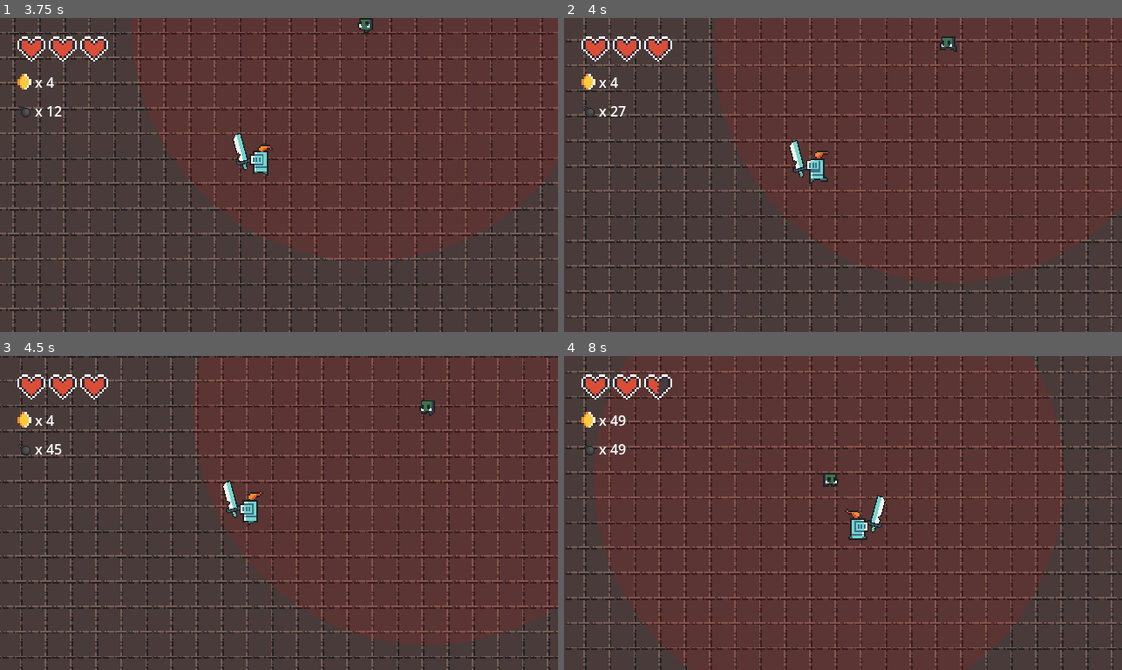
Above: before the commit, frames 1-4 (two rows, left to right).
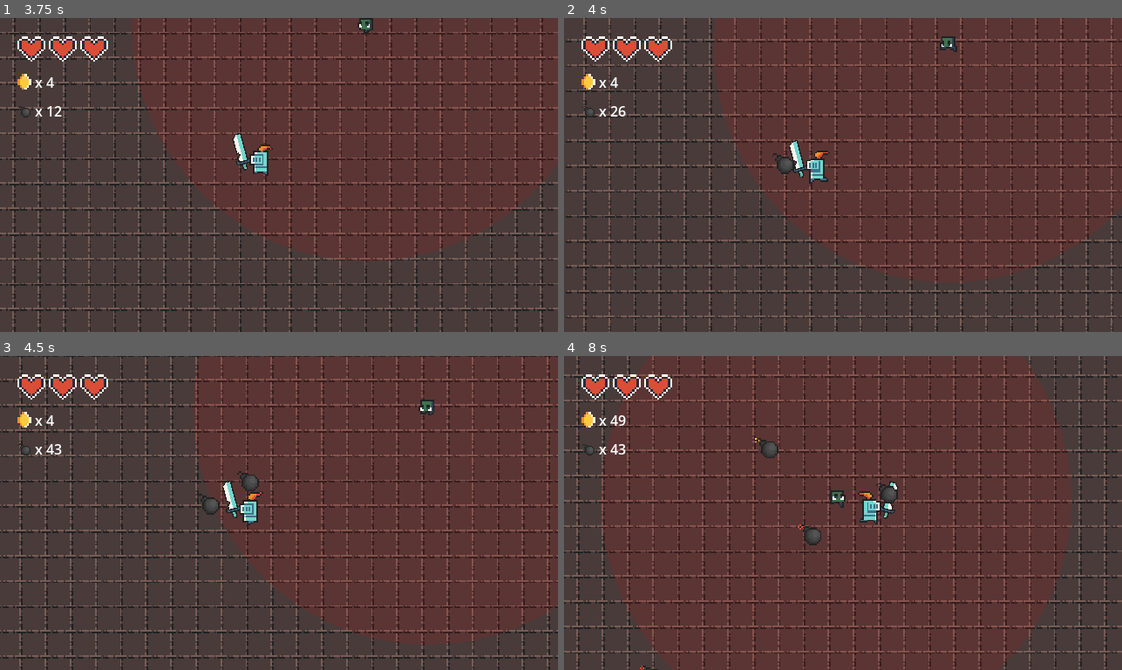
Above: after the commit, the same moments.

Repository: dadifr/Mobile_comp_Godot
Game: Godot game, scene res://scenes/world.tscn
Same seed, same stepped clock (60 frames per second), same inputs: the game is played once before the commit and once after it.
Inputs:
- Up to frame 1 (3.75 s): hold Right (ui_right) 0.53-1.28 s; tap E (place_bomb, bound only after the commit) at 0.6, 1.55, 2.1, 3.05 s; hold Down (ui_down) 1.28-2.03 s; tap Space (attack) at 1.35 s; hold Right (ui_right) 2.03-2.78 s; hold Up (ui_up) 2.78-3.53 s; tap M at 2.85 s; hold Left (ui_left) from 3.53 s (still down); hold B from 3.53 s (still down)
- Up to frame 2 (4 s): keep holding Left (ui_left); keep holding B; tap E (place_bomb, bound only after the commit) at 3.8 s
- Up to frame 3 (4.5 s): keep holding Left (ui_left); release B at 4.28 s; tap E (place_bomb, bound only after the commit) at 4.35 s
- Up to frame 4 (8 s): release Left (ui_left) at 5.03 s; hold Down (ui_down) 5.03-5.78 s; tap Space (attack) at 5.1 s; tap E (place_bomb, bound only after the commit) at 5.3, 5.85, 6.8, 7.55 s; hold Right (ui_right) 5.78-6.53 s; hold Up (ui_up) 6.53-7.28 s; hold M 6.53-7.28 s; hold Right (ui_right) from 7.28 s (still down); tap B at 7.35 s

Frame 1 is identical in both runs. In frame 2, 0.2% of the frame differs, in the area x 9-42%, y 28-50%; in frame 3, 6.0%; in frame 4, 31%, in the area x 0-100%, y 0-100%.

Commit message:
bombe
fisica delle bombe e utilizzo fixati

Diff:
--- a/project.godot
+++ b/project.godot
@@ -65,6 +65,11 @@
 , Object(InputEventMouseButton,"resource_local_to_scene":false,"resource_name":"","device":-1,"window_id":0,"alt_presse …(244 unchanged characters)…
 ]
 }
+place_bomb={
+"deadzone": 0.2,
+"events": [Object(InputEventKey,"resource_local_to_scene":false,"resource_name":"","device":-1,"window_id":0,"alt_pressed":false,"shift_pressed":false,"ctrl_pressed":false,"meta_pressed":false,"pressed":false,"keycode":0,"physical_keycode":69,"key_label":0,"unicode":101,"location":0,"echo":false,"script":null)
+]
+}
 
 [rendering]
 
--- /dev/null
+++ b/scenes/bomb.tscn
@@ -0,0 +1,72 @@
+[gd_scene load_steps=12 format=3 uid="uid://cdcedd8m54axk"]
+
+[ext_resource type="Script" uid="uid://bhk1urj3di4wn" path="res://scripts/bomb.gd" id="1_84slv"]
+[ext_resource type="Texture2D" uid="uid://bdyydwnu4jn5u" path="res://assets/sprites/frames pg e utility/utility/bomb_f0.png" id="2_nxi8k"]
+[ext_resource type="Texture2D" uid="uid://ctk877fm3jh26" path="res://assets/sprites/frames pg e utility/utility/bomb_f1.png" id="3_1hf1o"]
+[ext_resource type="Texture2D" uid="uid://crhqa7uyilmfp" path="res://assets/sprites/frames pg e utility/utility/bomb_f2.png" id="4_56fam"]
+
+[sub_resource type="PhysicsMaterial" id="PhysicsMaterial_84slv"]
+friction = 0.0
+bounce = 0.5
+
+[sub_resource type="AtlasTexture" id="AtlasTexture_8lqhf"]
+atlas = ExtResource("2_nxi8k")
+region = Rect2(0, 0, 16, 16)
+
+[sub_resource type="AtlasTexture" id="AtlasTexture_7nxw5"]
+atlas = ExtResource("3_1hf1o")
+region = Rect2(0, 0, 16, 16)
+
+[sub_resource type="AtlasTexture" id="AtlasTexture_m3s2y"]
+atlas = ExtResource("4_56fam")
+region = Rect2(0, 0, 16, 16)
+
+[sub_resource type="SpriteFrames" id="SpriteFrames_3nocn"]
+animations = [{
+"frames": [{
+"duration": 1.0,
+"texture": SubResource("AtlasTexture_8lqhf")
+}, {
+"duration": 1.0,
+"texture": SubResource("AtlasTexture_7nxw5")
+}, {
+"duration": 1.0,
+"texture": SubResource("AtlasTexture_m3s2y")
+}],
+"loop": true,
+"name": &"explosion",
+"speed": 1.0
+}]
+
+[sub_resource type="CircleShape2D" id="CircleShape2D_poanl"]
+radius = 6.0
+
+[sub_resource type="CircleShape2D" id="CircleShape2D_8gab1"]
+radius = 42.0119
+
+[node name="Bomb" type="RigidBody2D"]
+physics_material_override = SubResource("PhysicsMaterial_84slv")
+gravity_scale = 0.0
+lock_rotation = true
+linear_damp = 3.0
+script = ExtResource("1_84slv")
+
+[node name="AnimatedSprite2D" type="AnimatedSprite2D" parent="."]
+sprite_frames = SubResource("SpriteFrames_3nocn")
+animation = &"explosion"
+autoplay = "explosion"
+
+[node name="CollisionShape2D" type="CollisionShape2D" parent="."]
+position = Vector2(1, 1)
+shape = SubResource("CircleShape2D_poanl")
+
+[node name="Timer" type="Timer" parent="."]
+wait_time = 3.0
+autostart = true
+
+[node name="BlastArea" type="Area2D" parent="."]
+monitoring = false
+
+[node name="CollisionShape2D" type="CollisionShape2D" parent="BlastArea"]
+position = Vector2(1, 1)
+shape = SubResource("CircleShape2D_8gab1")
--- a/scenes/cavaliere.tscn
+++ b/scenes/cavaliere.tscn
@@ -1,8 +1,9 @@
-[gd_scene load_steps=26 format=3 uid="uid://cjkp6iup5bgc3"]
+[gd_scene load_steps=27 format=3 uid="uid://cjkp6iup5bgc3"]
 
 [ext_resource type="Script" uid="uid://duh7e6f4tpugl" path="res://scripts/cavaliere.gd" id="1_v6fml"]
 [ext_resource type="Texture2D" uid="uid://flgyr6efghe2" path="res://assets/sprites/frames pg e utility/character/knight_m_idle_anim_f0.png" id="2_3li8b"]
 [ext_resource type="Texture2D" uid="uid://cofv0vap5s6cg" path="res://assets/sprites/frames pg e utility/character/knight_m_hit_anim_f0.png" id="2_6eyey"]
+[ext_resource type="PackedScene" uid="uid://cdcedd8m54axk" path="res://scenes/bomb.tscn" id="2_hicpa"]
 [ext_resource type="Texture2D" uid="uid://dayfntyx76qgj" path="res://assets/sprites/frames pg e utility/character/knight_m_idle_anim_f1.png" id="3_qu4a1"]
 [ext_resource type="Texture2D" uid="uid://chn24khep54uv" path="res://assets/sprites/frames pg e utility/character/knight_m_idle_anim_f2.png" id="4_70d11"]
 [ext_resource type="Texture2D" uid="uid://c3s2wbgi7rbd" path="res://assets/sprites/frames pg e utility/character/knight_m_idle_anim_f3.png" id="5_cw2d6"]
@@ -123,7 +124,9 @@
 radius = 6.0
 
 [node name="cavaliere" type="CharacterBody2D" groups=["player"]]
+motion_mode = 1
 script = ExtResource("1_v6fml")
+bomb_scene = ExtResource("2_hicpa")
 metadata/_edit_group_ = true
 
 [node name="AnimatedSprite2D" type="AnimatedSprite2D" parent="."]
--- a/scenes/elfo.tscn
+++ b/scenes/elfo.tscn
@@ -1,7 +1,8 @@
-[gd_scene load_steps=25 format=3 uid="uid://cdh1w2mxhohds"]
+[gd_scene load_steps=26 format=3 uid="uid://cdh1w2mxhohds"]
 
 [ext_resource type="Script" uid="uid://duh7e6f4tpugl" path="res://scripts/cavaliere.gd" id="1_pbe11"]
 [ext_resource type="Texture2D" uid="uid://bbsvcepdo4g42" path="res://assets/sprites/frames pg e utility/character/elf_m_hit_anim_f0.png" id="2_2di6k"]
+[ext_resource type="PackedScene" uid="uid://cdcedd8m54axk" path="res://scenes/bomb.tscn" id="2_w6gkw"]
 [ext_resource type="Texture2D" uid="uid://rk5131ifk4ks" path="res://assets/sprites/frames pg e utility/character/elf_m_idle_anim_f2.png" id="3_pbe11"]
 [ext_resource type="Texture2D" uid="uid://ded544xo5cem3" path="res://assets/sprites/frames pg e utility/character/elf_m_idle_anim_f0.png" id="4_2cqky"]
 [ext_resource type="Texture2D" uid="uid://hysodne1rqcg" path="res://assets/sprites/frames pg e utility/character/elf_m_idle_anim_f1.png" id="5_l442d"]
@@ -125,6 +126,7 @@
 script = ExtResource("1_pbe11")
 speed = 120.0
 max_health = 4
+bomb_scene = ExtResource("2_w6gkw")
 metadata/_edit_group_ = true
 
 [node name="AnimatedSprite2D" type="AnimatedSprite2D" parent="."]
--- a/scenes/nano.tscn
+++ b/scenes/nano.tscn
@@ -1,7 +1,8 @@
-[gd_scene load_steps=25 format=3 uid="uid://bmpeipw8r4nj7"]
+[gd_scene load_steps=26 format=3 uid="uid://bmpeipw8r4nj7"]
 
 [ext_resource type="Script" uid="uid://duh7e6f4tpugl" path="res://scripts/cavaliere.gd" id="1_vsplu"]
 [ext_resource type="Texture2D" uid="uid://cla5kisxpp4ny" path="res://assets/sprites/frames pg e utility/character/dwarf_m_hit_anim_f0.png" id="2_tlf1f"]
+[ext_resource type="PackedScene" uid="uid://cdcedd8m54axk" path="res://scenes/bomb.tscn" id="2_vsplu"]
 [ext_resource type="Texture2D" uid="uid://dq1fj6uo50j6a" path="res://assets/sprites/frames pg e utility/character/dwarf_m_idle_anim_f2.png" id="3_vsplu"]
 [ext_resource type="Texture2D" uid="uid://l4mvjx0sr5t5" path="res://assets/sprites/frames pg e utility/character/dwarf_m_idle_anim_f0.png" id="4_qoe5u"]
 [ext_resource type="Texture2D" uid="uid://dfnouxbof7lsw" path="res://assets/sprites/frames pg e utility/character/dwarf_m_idle_anim_f1.png" id="5_gxaqu"]
@@ -125,6 +126,7 @@
 script = ExtResource("1_vsplu")
 speed = 60.0
 max_health = 10
+bomb_scene = ExtResource("2_vsplu")
 metadata/_edit_group_ = true
 
 [node name="AnimatedSprite2D" type="AnimatedSprite2D" parent="."]
--- /dev/null
+++ b/scripts/bomb.gd
@@ -0,0 +1,35 @@
+extends RigidBody2D
+
+@export var damage = 5
+
+func _ready():
+	# Colleghiamo il timer
+	$Timer.timeout.connect(_on_timer_timeout)
+
+func _on_timer_timeout():
+	explode()
+
+func explode():
+	# 1. VISUAL
+	$AnimatedSprite2D.play("explosion")
+	$AnimatedSprite2D.scale = Vector2(2, 2) # Diventa grande (effetto boom economico)
+
+	# 2. LOGICA: Attiva l'area di danno
+	# Dobbiamo aspettare un micro-secondo che la fisica si aggiorni
+	$BlastArea.monitoring = true
+
+	await get_tree().create_timer(0.1).timeout # Aspetta un attimo per rilevare i nemici
+
+	# 3. DANNO: Cerca chi c'è nell'area
+	var bodies = $BlastArea.get_overlapping_bodies()
+	for body in bodies:
+		if body.has_method("take_damage"):
+			body.take_damage(damage, global_position)
+
+
+		elif body.is_in_group("player"):
+			body.take_damage(1)
+			pass
+
+	# 4. PULIZIA: Rimuovi la bomba
+	queue_free()
--- a/scripts/cavaliere.gd
+++ b/scripts/cavaliere.gd
@@ -3,6 +3,9 @@
 @export var speed = 100.0
 @export var max_health = 6 # 3 Cuori
 @export var knockback_force = 200.0
+@export var push_force = 5000.0
+@export var bomb_scene: PackedScene
+
 
 # Precaricamento scena Game Over
 var game_over_screen = preload("res://scenes/GameOverScreen.tscn")
@@ -22,6 +25,9 @@
 # Variabili di stato
 var health = 6
 var is_hurt = false
+
+# Variabili direzione
+var last_direction = Vector2.RIGHT
 
 # Segnali
 signal health_changed(new_health)
@@ -48,6 +54,13 @@
 		velocity = Vector2.ZERO
 		anim.play("idle")
 
+	# --- NUOVO: AGGIORNA DOVE GUARDI ---
+	# Se ci stiamo muovendo (il vettore non è zero), aggiorniamo la direzione
+	if direction != Vector2.ZERO:
+		last_direction = direction
+
+		last_direction = direction.normalized()
+
 	# --- 3. DIREZIONE DELLO SPRITE E DELL'ARMA ---
 	if direction.x < 0:
 		anim.flip_h = true   # Player guarda a sinistra
@@ -76,8 +89,29 @@
 	if Input.is_key_pressed(KEY_B):
 		add_bomb(1) # Aggiunge 1 bomba
 
-	# --- 5. APPLICA IL MOVIMENTO ---
+	# --- 5. PLACMENT BOMBE ---
+	# Tasto "E" per piazzare la bomba
+	if Input.is_action_just_pressed("place_bomb"):
+		place_bomb()
+	# --- 6. APPLICA IL MOVIMENTO ---
 	move_and_slide()
+
+	# --- 7. LOGICA SPINTA OGGETTI ---
+	# Controlliamo tutte le collisioni avvenute in questo frame
+	for i in get_slide_collision_count():
+		var collision = get_slide_collision(i)
+		var collider = collision.get_collider()
+
+		if collider is RigidBody2D:
+			# 1. Direzione dell'urto (dal player verso la bomba)
+			# Usiamo "-collision.get_normal()" che è precisissimo
+			var push_dir = -collision.get_normal()
+			var push_speed = speed * 1.5
+
+			# Applichiamo la velocità direttamente
+			collider.linear_velocity = push_dir * push_speed
+
+
 
 # Funzione per attaccare con l'arma equipaggiata
 func attempt_attack():
@@ -149,3 +183,20 @@
 	bombs += amount
 	bombs_changed.emit(bombs) # Avvisa l'HUD
 	print("Bombe: ", bombs)
+
+func place_bomb():
+	if bombs > 0:
+		bombs -= 1
+		bombs_changed.emit(bombs)
+
+		if bomb_scene:
+			var bomb = bomb_scene.instantiate()
+
+			# --- CALCOLO POSIZIONE ---
+			# Distanza in pixel
+			var distance = 40
+
+			# La posizione è: DOVE SONO IO + (DIREZIONE * DISTANZA)
+			bomb.global_position = global_position + (last_direction * distance)
+
+			get_parent().add_child(bomb)
--- a/scripts/goblin.gd
+++ b/scripts/goblin.gd
@@ -175,7 +175,7 @@
 		die()
 
 func die():
-	print("Scheletro eliminato!")
+	print("Goblin eliminato!")
 	set_physics_process(false)
 	$CollisionShape2D.set_deferred("disabled", true)
 
Not shown, added: scripts/bomb.gd.uid
